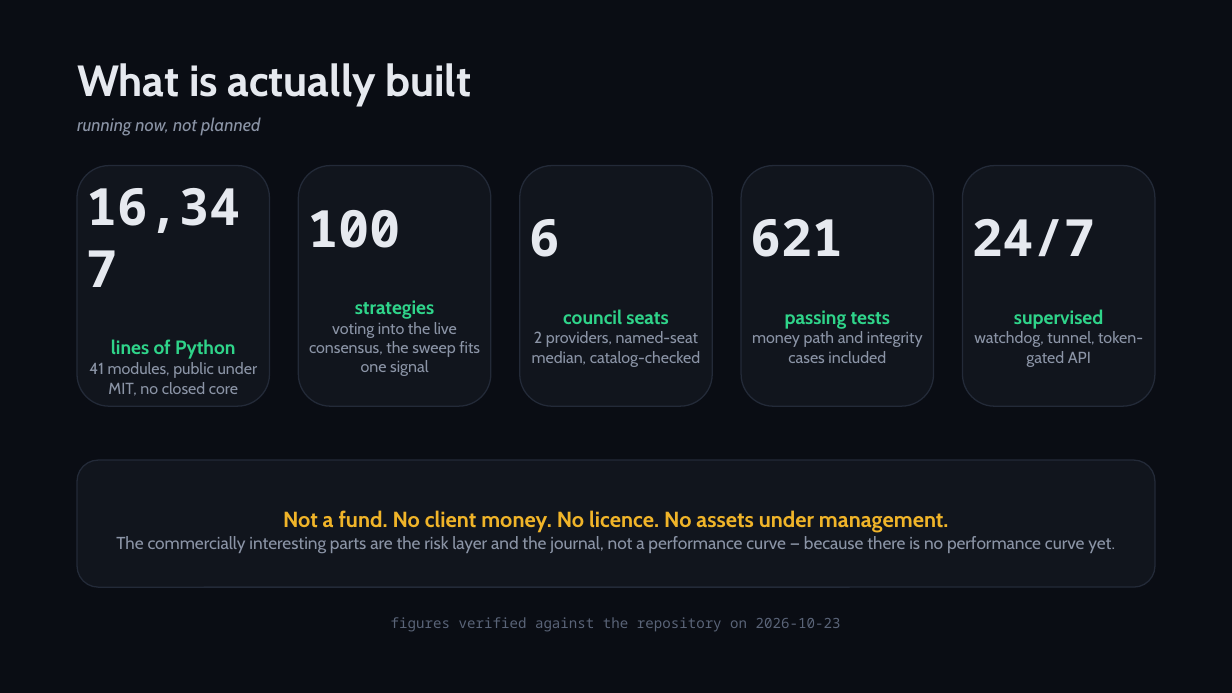
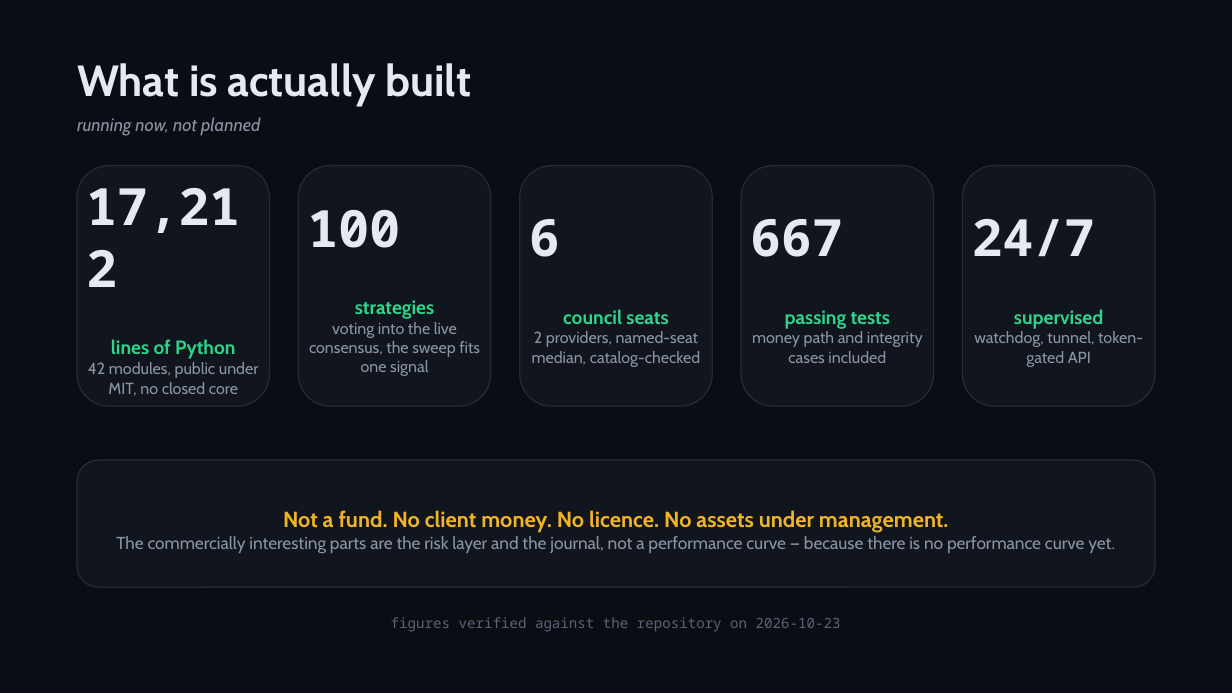
Before and after one commit to zhaider5142009-oss/kairos, a slide deck: slide 3 of docs/investors/KAIROS_Investor_Deck.pptx. Drawn at 1232x693 pixels with LibreOffice and Linux fonts; fonts in the diff are those of the drawing. Boxes give left, top, right and bottom in pixels: in the first picture for what was removed or moved away, otherwise in the second. Text is boxed around its words. In the diff, an @@ line names an element or a change of style, - is before the commit and + after.

```diff
--- a/docs/investors/KAIROS_Investor_Deck.pptx
+++ b/docs/investors/KAIROS_Investor_Deck.pptx
@@ text in rounded rectangle at bbox=[86, 188, 240, 233]: text changed @@
-16,347
+17,212
@@ text in rounded rectangle at bbox=[750, 219, 842, 257]: text changed @@
-621
+667
@@ text in rounded rectangle at bbox=[88, 362, 259, 396]: text changed @@
-41 modules, public under MIT, no closed core
+42 modules, public under MIT, no closed core
```
Also in this commit, not shown: 2 other slides changed, 8 other files.
